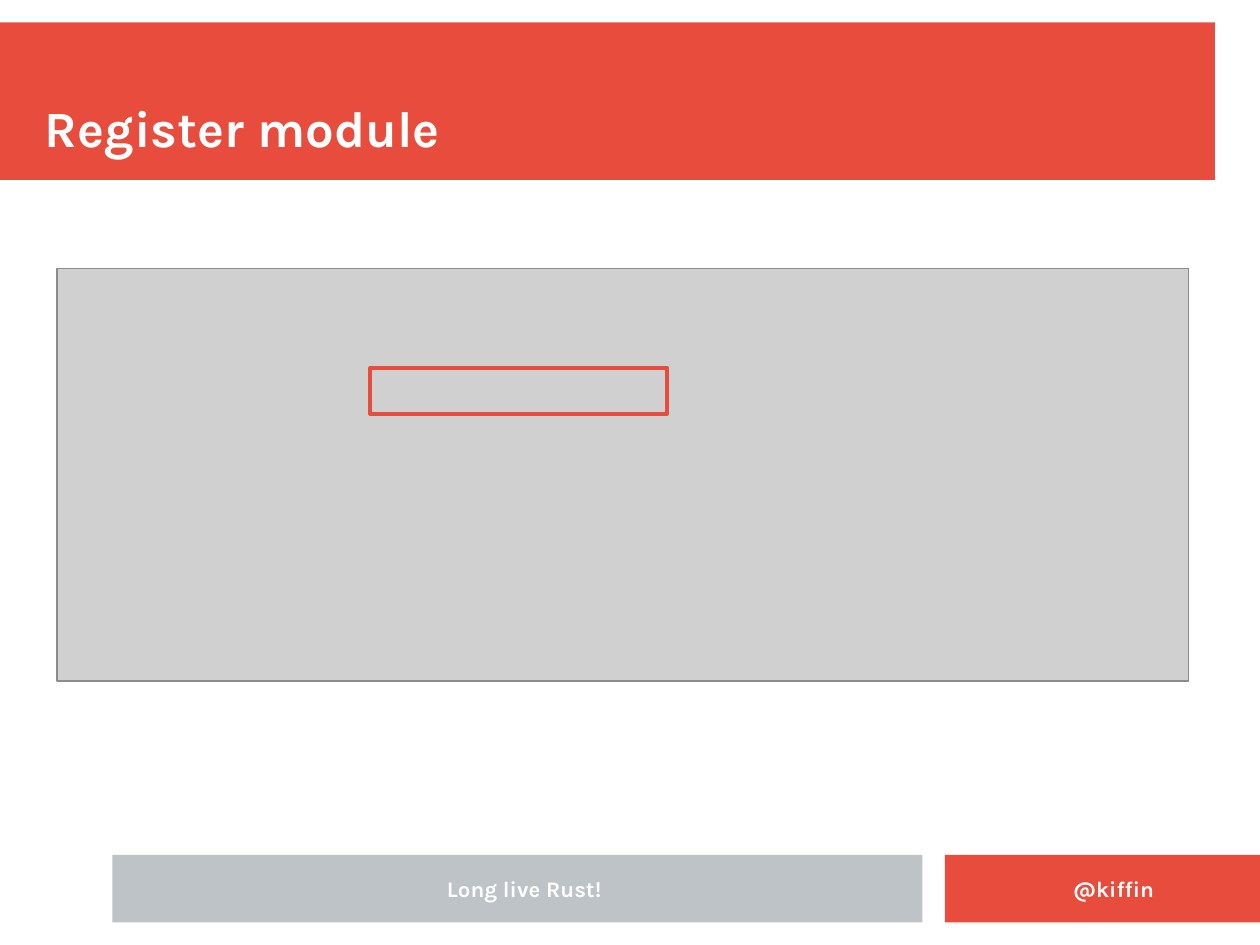
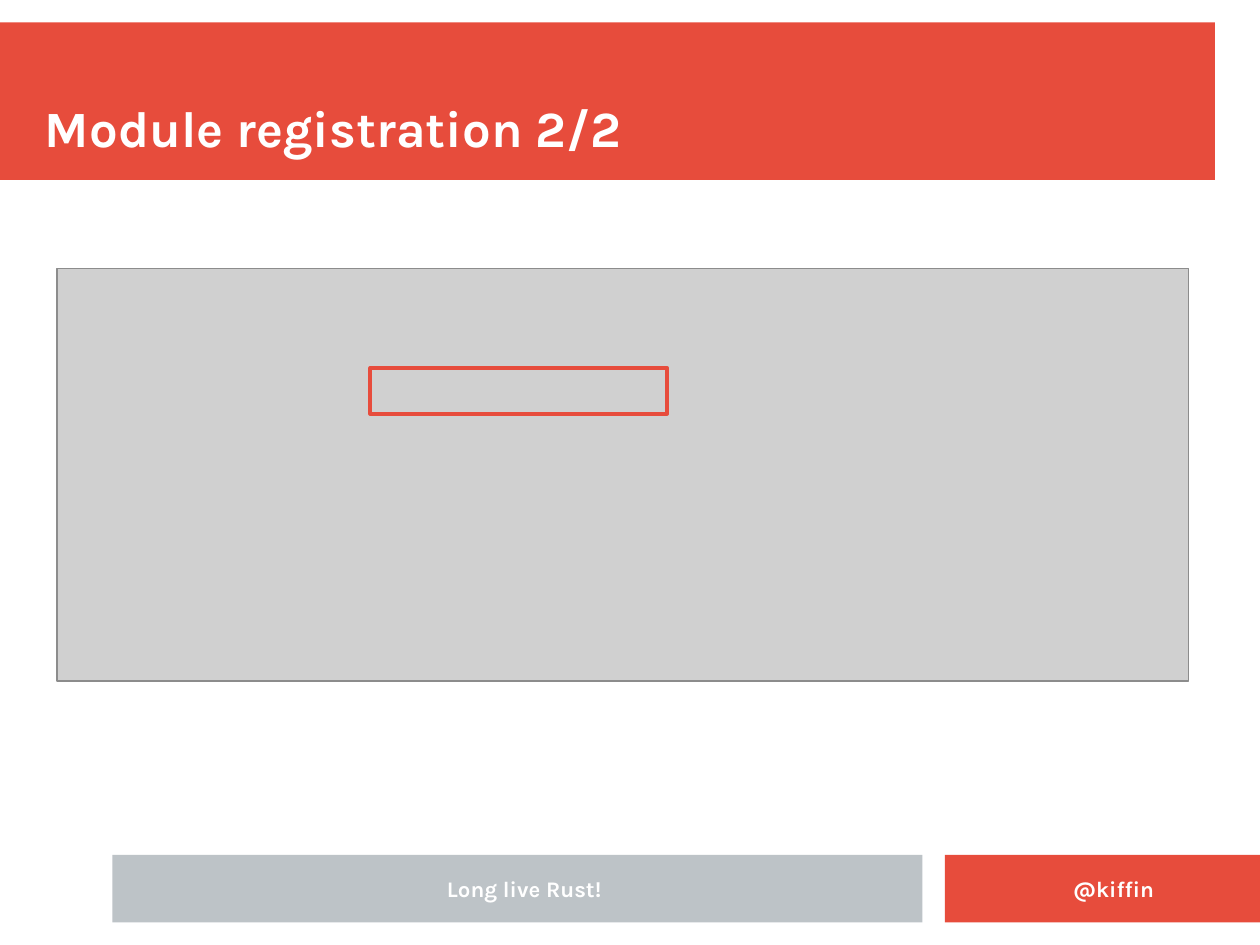
Before and after one commit to kgish/rust-node-addon-template, a slide deck: slide 16 of presentation/Embedding-Rust-in-NodeJS-applications.odp (slide 14 before the commit). Drawn at 1260x945 pixels with LibreOffice and Linux fonts; fonts in the diff are those of the drawing; grey boxes stand for pictures; background and template pictures are left out. Boxes give left, top, right and bottom in pixels: in the first picture for what was removed or moved away, otherwise in the second. Text is boxed around its words. In the diff, an @@ line names an element or a change of style, - is before the commit and + after.

```diff
--- a/presentation/Embedding-Rust-in-NodeJS-applications.odp
+++ b/presentation/Embedding-Rust-in-NodeJS-applications.odp
@@ title at (45,109,621,159): text changed @@
-Register module
+Module registration 2/2
```
Also in this commit, not shown: 8 other slides changed, 3 slides added, 1 other file.
